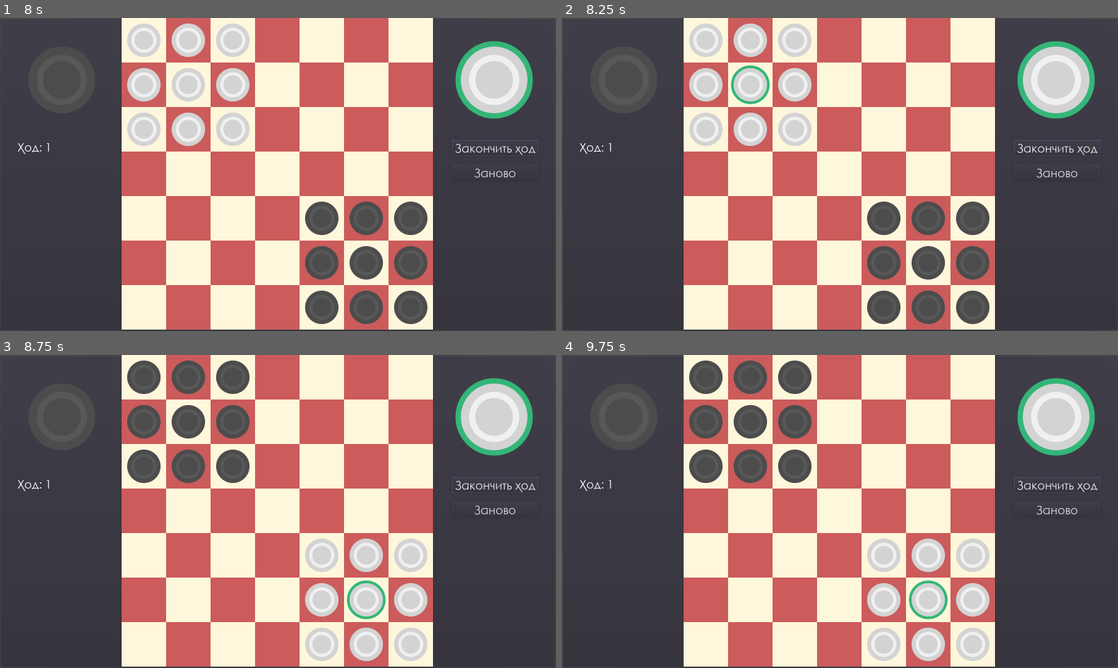
Above: before the commit, frames 1-4 (two rows, left to right).
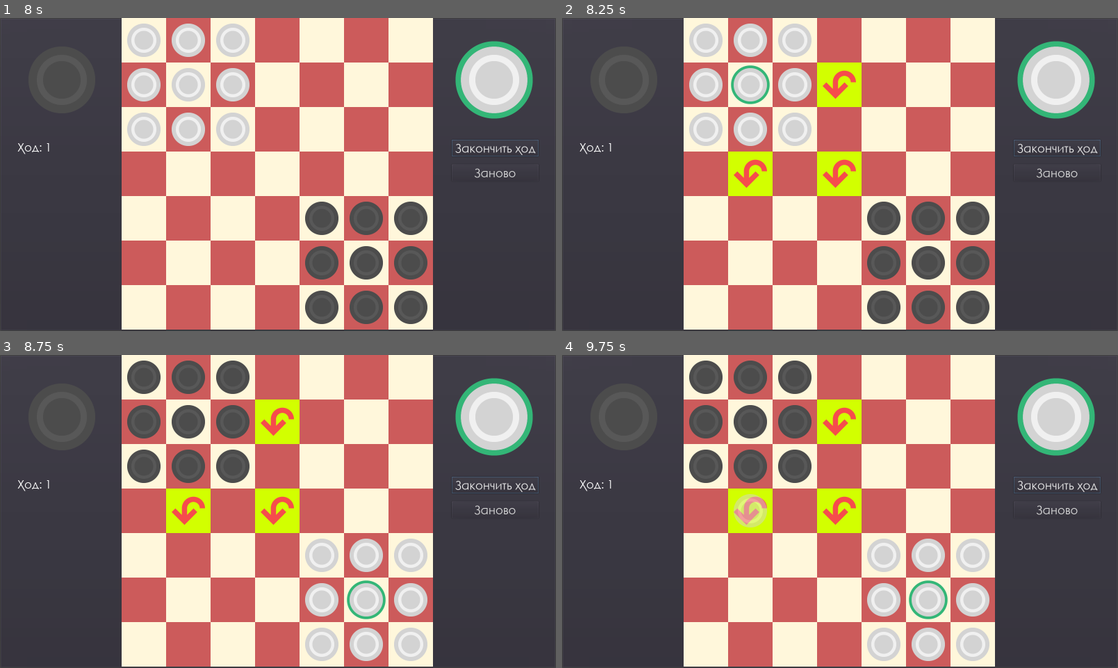
Above: after the commit, the same moments.

Repository: Shineglow/Junior_Chalange_Stage2
Game: Godot game, scene res://Default_Scene.tscn
Same seed, same stepped clock (60 frames per second), same inputs: the game is played once before the commit and once after it.
Inputs (mouse positions are in pixels of both pictures, inside the frame that each line leads up to):
- Up to frame 1 (8 s): click "Заново" at 0.5 s; click "Заново" at 1.25 s; click "Заново" at 2 s; click "Закончить ход" at 2.75 s; click "Закончить ход" at 3.5 s; click "Закончить ход" at 4.25 s; tap Enter at 5, 6.5 s; move the mouse to (250, 237) at 5.02 s; click (250, 237) at 5.17 s; tap Space at 5.27, 5.75, 6.02, 7.25, 7.52 s; move the mouse to (444, 221) at 5.77 s; click (444, 221) at 5.92 s; move the mouse to (111, 127) at 6.52 s; click (111, 127) at 6.67 s; move the mouse to (305, 174) at 7.27 s; click (305, 174) at 7.42 s
- Up to frame 2 (8.25 s): tap Enter at 8 s; move the mouse to (756, 96) at 8.02 s; click (756, 96) at 8.17 s
- Up to frame 3 (8.75 s): tap Space at 8.27 s
- Up to frame 4 (9.75 s): tap Space at 8.75, 9.02 s; move the mouse to (962, 495) at 8.77 s; click (962, 495) at 8.92 s; move the mouse to (728, 527) at 9.52 s; click (728, 527) at 9.67 s

Frame 1 is identical in both runs. In frame 2, 3.4% of the frame differs, in the area x 29-54%, y 14-57%; in frame 3, 3.4%; in frame 4, 3.4%.
Error in both runs: Invalid get index 'field' (on base: 'Nil'). (res://logic/move_checker.gd:20)

Commit message:
Fix end_turn functions

Diff:
--- a/game/logic/cell.gd
+++ b/game/logic/cell.gd
@@ -13,9 +13,11 @@
 
 var is_highlight
 
-var path = []
+var previews_cell_pos: Vector2
+var path_lenght: int
+var is_jump_arround_checking: bool
 
-var checker_on_cell
+var checker_on_cell: Checker
 var is_checker_contain: bool
 
 var position setget _pos_seter
@@ -63,4 +65,9 @@
 	checker_on_cell = null
 	is_checker_contain = false
 	highlight(false)
-	path = []
+	path_clear()
+
+func path_clear():
+	previews_cell_pos = Vector2.ZERO
+	path_lenght = 0
+	is_jump_arround_checking = false
--- a/game/logic/game.gd
+++ b/game/logic/game.gd
@@ -29,9 +29,9 @@
 			current_player = oponent
 			oponent = temp
 
-			path_finder.clear_old()
 			field.end_turn()
 			_interface_manager.end_turn()
+			path_finder.clear_old()
 		else:
 			if current_player == _player2:
 				_interface_manager.end_game(true)
